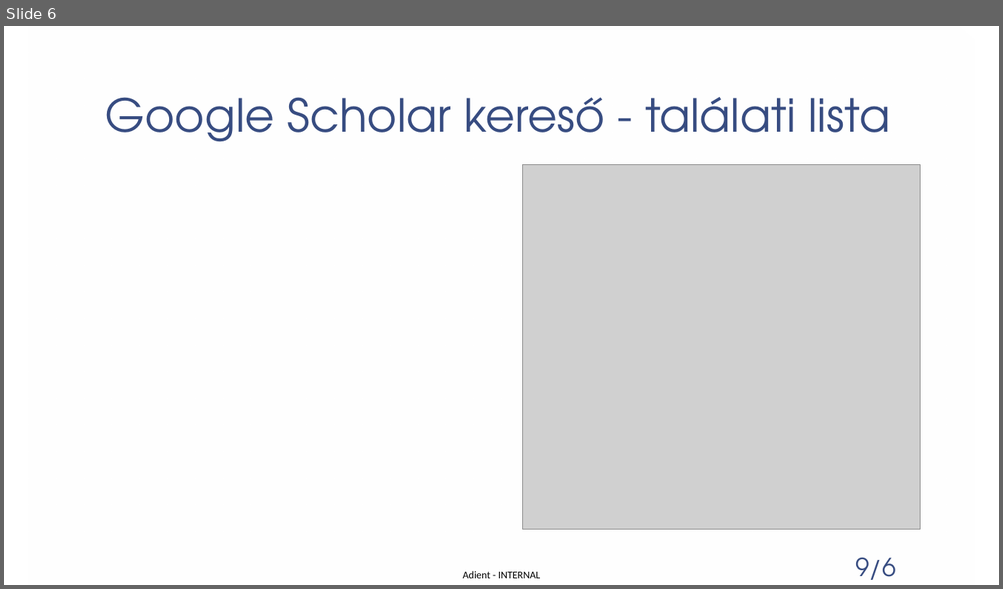
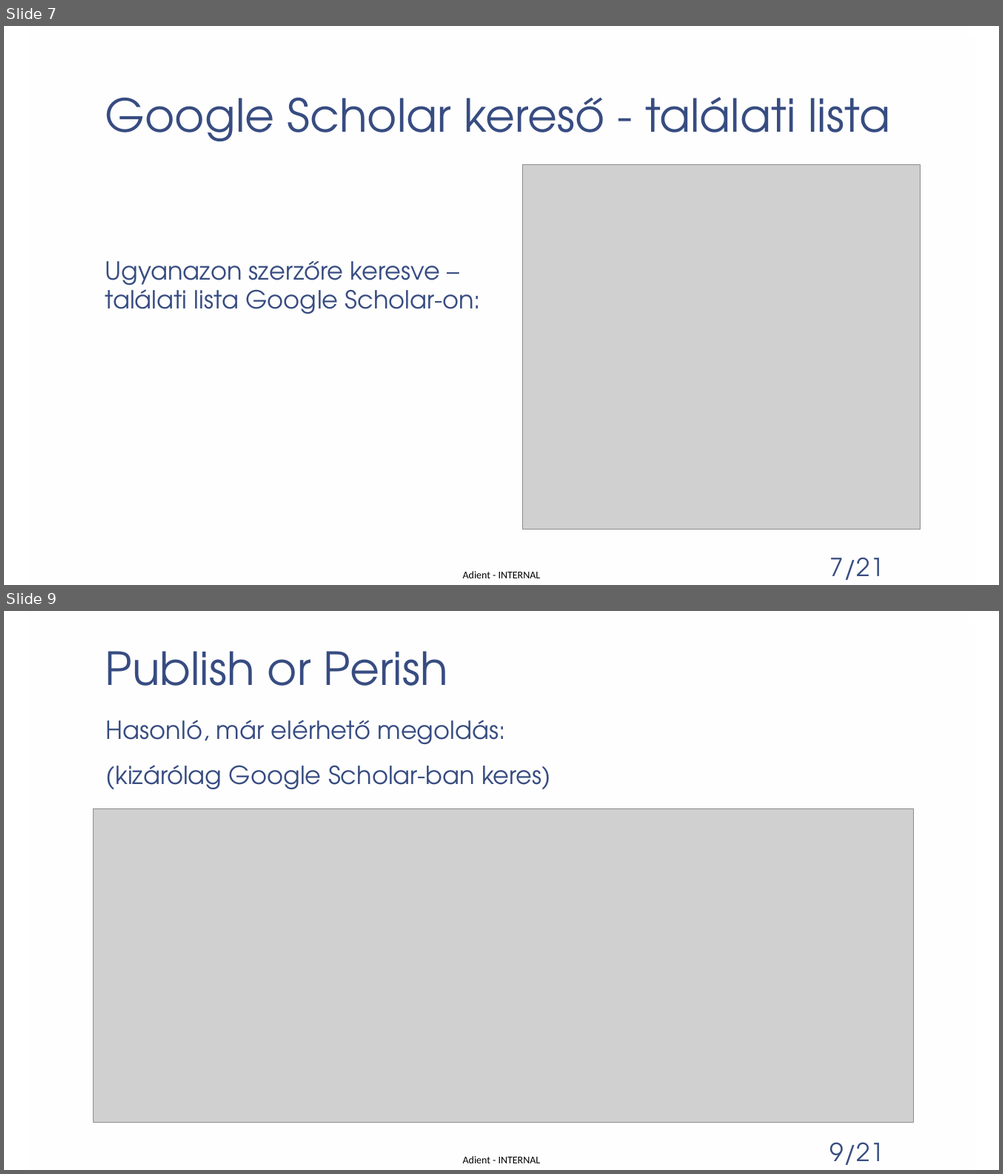
Before and after one commit to patmik2012/PubSync, a slide deck: Publikációs listák szinkronizálása.pptx. Shown one above the other, each under a label of ours: slide 6 before the commit, slides 7 and 9 after it; the slides between them are not shown. The pictures are 1003x589 and 1003x1174 pixels, drawn with LibreOffice and Linux fonts; fonts in the diff are those of the drawing; grey boxes stand for pictures; background and template pictures are left out. Boxes give left, top, right and bottom in pixels: in the first picture for what was removed or moved away, otherwise in the second. Text is boxed around its words. In the diff, an @@ line names an element or a change of style, - is before the commit and + after.

```diff
--- a/Publikációs listák szinkronizálása.pptx
+++ b/Publikációs listák szinkronizálása.pptx
@@ slide 9 added at (4, 611, 999, 1170), background picture (left out); not listed: 3 template elements that a slide beside it also shows @@
@@ title added at (105, 651, 448, 686), 44 pt, text #374C81 @@
+Publish or Perish
@@ text added at (106, 720, 551, 790), 24 pt, text #374C81 @@
+Hasonló, már elérhető megoldás:
+(kizárólag Google Scholar-ban keres)
@@ picture added at (94, 809, 913, 1123) @@
@@ what was slide 6 is now slide 7 @@
@@ slide 7 changed as well @@
@@ text added at (105, 261, 481, 315), 24 pt, text #374C81 @@
+Ugyanazon szerzőre keresve – találati lista Google Scholar-on:
@@ page number added at (830, 557, 884, 580), 24 pt, text #374C81 @@
+7/21
@@ page number removed at (855, 557, 895, 580) @@
-9/6
```
Also in this commit, not shown: 15 other slides changed, 2 other slides added, 1 slide removed, 4 other files.
